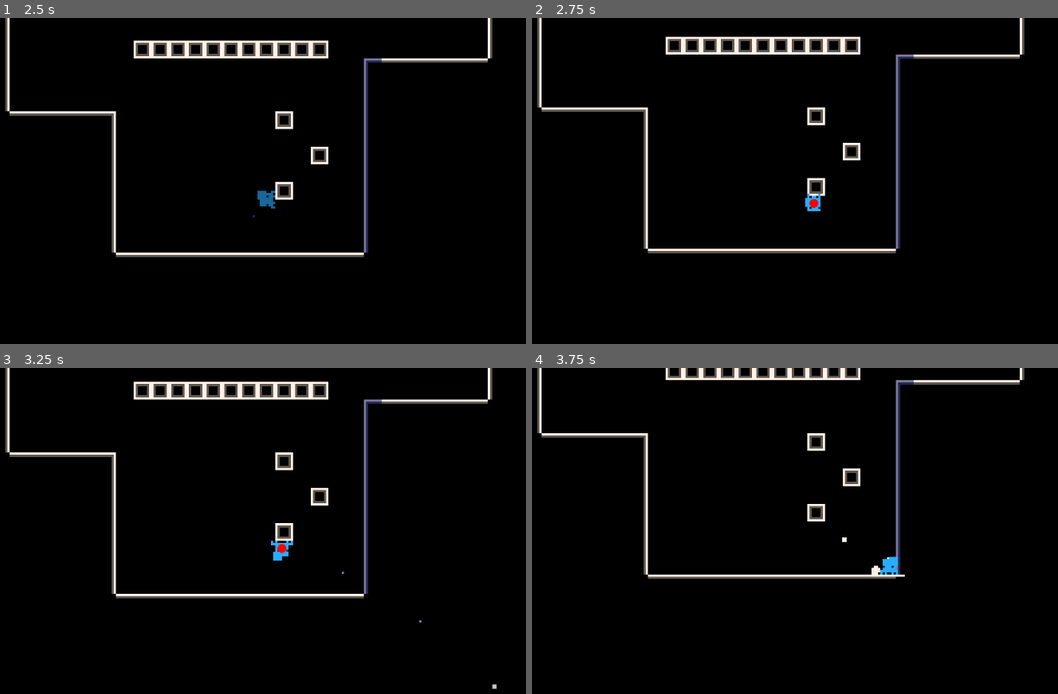
Above: before the commit, frames 1-4 (two rows, left to right).
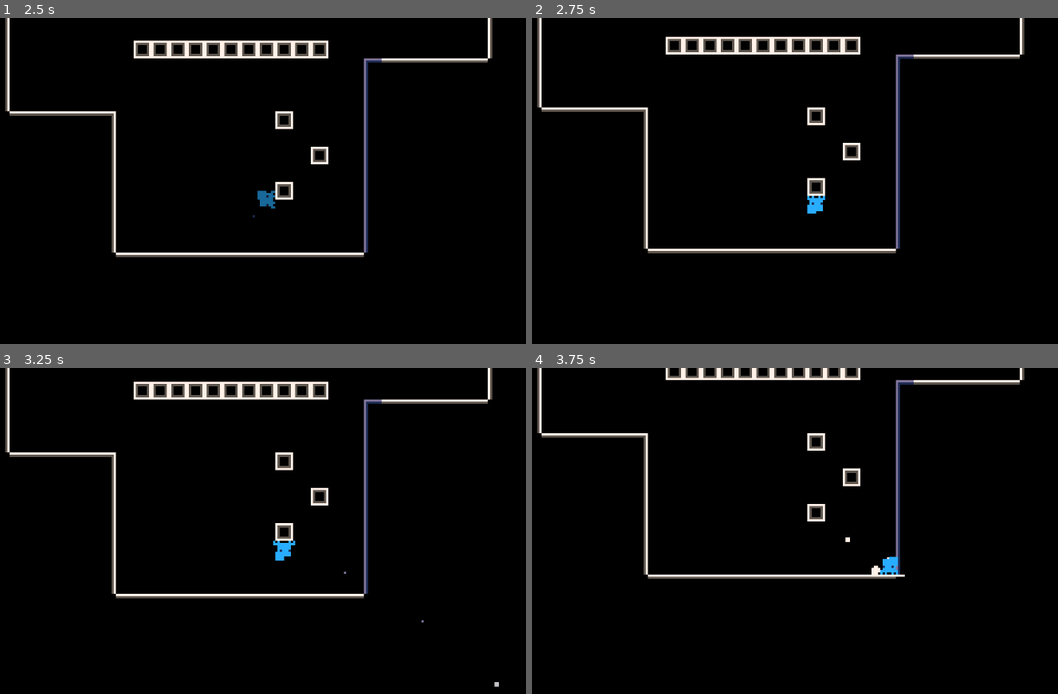
Above: after the commit, the same moments.

Repository: Flamenccio/spider-jump
Game: Godot game, scene res://scenes/test_world.tscn
Same seed, same stepped clock (60 frames per second), same inputs: the game is played once before the commit and once after it. This scene is started directly instead of the project's main scene.
Inputs (mouse positions are in pixels of both pictures, inside the frame that each line leads up to):
- Up to frame 1 (2.5 s): tap Enter at 0.5 s; move the mouse to (210, 269) at 0.52 s; press the mouse at (210, 269) at 0.53 s; hold W (move_up) 0.53-1.25 s; release the mouse at (210, 269) at 1.25 s; drag from (431, 249) to (241, 197) at 1.27 s; move the mouse to (47, 141) at 2.02 s; hold A (move_left) from 2.03 s (still down); tap Delete at 2.1 s
- Up to frame 2 (2.75 s): keep holding A (move_left)
- Up to frame 3 (3.25 s): release A (move_left) at 2.75 s; drag from (273, 547) to (47, 491) at 2.77 s
- Up to frame 4 (3.75 s): move the mouse to (674, 456) at 3.52 s; hold S (move_down) from 3.53 s (still down); tap V at 3.6 s

Frame 1 is identical in both runs. In frame 2, 0.1% of the frame differs, in the area x 51-56%, y 53-60%; in frame 3, 0.2%, in the area x 51-95%, y 52-99%; in frame 4, less than 0.1%.

Commit message:
improve ledge climbing

Diff:
--- a/behavior_state/player/climb.gd
+++ b/behavior_state/player/climb.gd
@@ -8,7 +8,7 @@
 var _climb_origin: Vector2
 
 const _CLIMB_VELOCITY = 50
-const _CLIMB_DURATION = 0.20
+const _CLIMB_DURATION = 0.10
 
 func _ready() -> void:
 	_climb_timer.wait_time = _CLIMB_DURATION
@@ -28,7 +28,6 @@
 
 func set_climb_target(to: Vector2) -> void:
 	_climb_target = to
-	DebugDraw2D.circle_filled(to, 2.0, 16, Color.RED, 1.0)
 
 
 func exit_state() -> void:
--- a/scenes/game.tscn
+++ b/scenes/game.tscn
@@ -28,6 +28,7 @@
 [ext_resource type="Script" uid="uid://y5qohu2l48v3" path="res://scripts/player_stats_saver.gd" id="22_37s47"]
 [ext_resource type="PackedScene" uid="uid://bbd2meqorrjoe" path="res://scenes/high_score_line.tscn" id="23_bt5mj"]
 [ext_resource type="Texture2D" uid="uid://bn75rko42o47k" path="res://sprites/blinkfly_reticle-Sheet.png" id="29_suyxu"]
+[ext_resource type="PackedScene" uid="uid://dxnx7wy6ay3xj" path="res://scenes/powerups/heavy_beetle.tscn" id="30_qouja"]
 [ext_resource type="Script" uid="uid://c10ujhyqm6myp" path="res://scripts/player/blinkfly_reticle.gd" id="30_sgl2t"]
 
 [sub_resource type="RectangleShape2D" id="RectangleShape2D_eow3j"]
@@ -205,6 +206,9 @@
 autoplay = "default"
 frame_progress = 0.442083
 script = ExtResource("30_sgl2t")
+
+[node name="HeavyBeetle" parent="." instance=ExtResource("30_qouja")]
+position = Vector2(-2, -83)
 
 [connection signal="levelled_up" from="." to="LevelSpawner" method="_on_level_up"]
 [connection signal="on_game_over" from="." to="UI/DeathScreen" method="show" flags=3]
--- a/scenes/player.tscn
+++ b/scenes/player.tscn
@@ -529,10 +529,12 @@
 position = Vector2(0, 1)
 shape = SubResource("RectangleShape2D_31cv2")
 
-[node name="LedgeClimb" type="Node" parent="." node_paths=PackedStringArray("_ground_detector_l", "_ground_detector_r")]
+[node name="LedgeClimb" type="Node" parent="." node_paths=PackedStringArray("_player", "_ground_detector_l", "_ground_detector_r", "_raycaster")]
 script = ExtResource("24_l71n6")
+_player = NodePath("..")
 _ground_detector_l = NodePath("../Detectors/LedgeDetectorL")
 _ground_detector_r = NodePath("../Detectors/LedgeDetectorR")
+_raycaster = NodePath("../Casters/Raycaster")
 
 [node name="Casters" type="Node" parent="."]
 
--- a/scripts/player/ledge_climb.gd
+++ b/scripts/player/ledge_climb.gd
@@ -3,16 +3,25 @@
 signal climbed_around_ledge(climb_to: Vector2)
 signal climb_started()
 
+@export var _player: Node2D
 @export var _ground_detector_l: ShapeCast2D
 @export var _ground_detector_r: ShapeCast2D
-@export var _ground_raycast: RaycastCheck
+@export var _raycaster: Raycaster
+
 var _active_shapecast: ShapeCast2D
 var active: bool = false
-var _player_normal: Vector2 = Vector2.ZERO
+var _surface_point: Vector2
+var _shapecast_radius: float
+
+const _RIGHT_DETECTOR_RAYCAST_DIRECTION = Vector2.LEFT
+const _LEFT_DETECTOR_RAYCAST_DIRECTION = Vector2.RIGHT
+const _DETECTOR_RAYCAST_LENGTH = 8.0
+const _RADIUS_PADDING = 0.2
 
 func _ready() -> void:
 	_ground_detector_l.enabled = false
 	_ground_detector_r.enabled = false
+	_shapecast_radius = _ground_detector_l.shape.radius + _RADIUS_PADDING
 
 
 func set_active(a: bool) -> void:
@@ -36,20 +45,45 @@
 		_ground_detector_r.enabled = false
 		_active_shapecast = _ground_detector_l
 
-	if _active_shapecast:
+	if _active_shapecast and x != 0:
 		_active_shapecast.force_shapecast_update()
 
 
 func _physics_process(delta: float) -> void:
+
 	if not active:
 		return
+
 	if not _active_shapecast:
 		return
+
 	# If the area is clear the player can climb to it
 	if not _is_shape_cast_empty(_active_shapecast):
 		return
-	var shapecast_position = _active_shapecast.global_position
-	climbed_around_ledge.emit(shapecast_position)
+
+	var raycast_direction := Vector2.ZERO
+
+	if _active_shapecast == _ground_detector_l:
+		raycast_direction = _LEFT_DETECTOR_RAYCAST_DIRECTION.rotated(_player.rotation) * _DETECTOR_RAYCAST_LENGTH
+	elif _active_shapecast == _ground_detector_r:
+		raycast_direction = _RIGHT_DETECTOR_RAYCAST_DIRECTION.rotated(_player.rotation) * _DETECTOR_RAYCAST_LENGTH
+
+	var ray_query = PhysicsRayQueryParameters2D.new()
+	ray_query.from = _active_shapecast.global_position
+	ray_query.to = _active_shapecast.global_position + raycast_direction
+	ray_query.collision_mask = _active_shapecast.collision_mask
+
+	var ray_result = _raycaster.intersect_ray(ray_query)
+	var ray_intersection = ray_result['position']
+	var climb_position = _active_shapecast.global_position
+	var shapecast_distance = climb_position.distance_to(ray_intersection)
+
+	if shapecast_distance > _shapecast_radius:
+		var vector_to_climb_position = (ray_intersection - climb_position).normalized()
+		var distance_to_climb_position = shapecast_distance - _shapecast_radius
+		climb_position += vector_to_climb_position * distance_to_climb_position
+
+	climbed_around_ledge.emit(climb_position)
 	climb_started.emit()
 	active = false
 
Not shown: 1 places in scenes/game.tscn that only renumber resources
